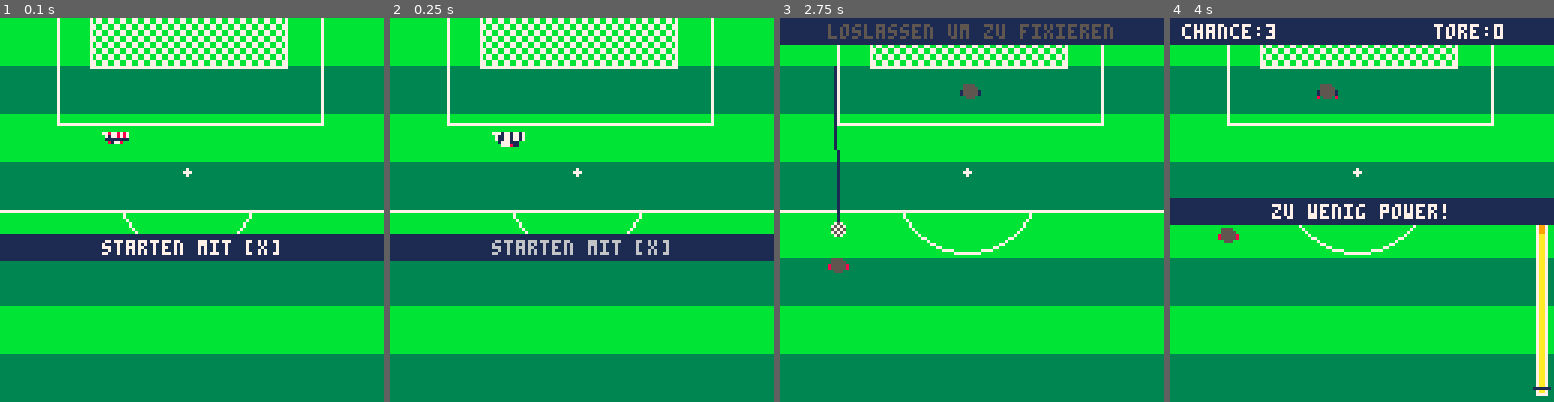
Above: before the commit, frames 1-4 (left to right).
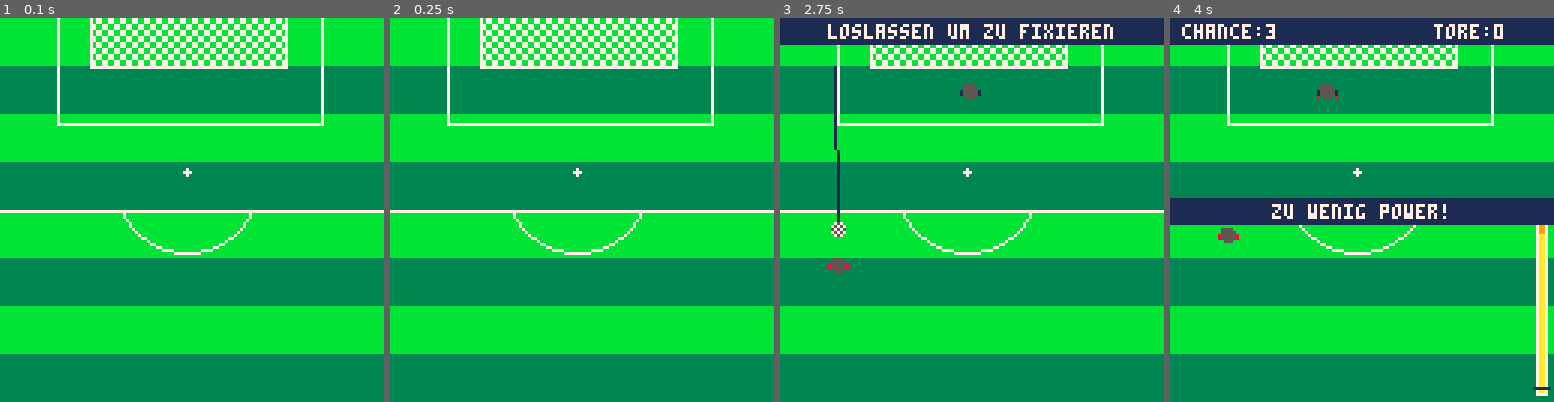
Above: after the commit, the same moments.

Repository: zothynine/torchance
Game: PICO-8 cartridge torchance.p8
Same seed, same stepped clock (60 frames per second), same inputs: the game is played once before the commit and once after it.
Inputs:
- Up to frame 1 (0.1 s): no input
- Up to frame 2 (0.25 s): no input
- Up to frame 3 (2.75 s): tap O (Z key) at 0.33, 0.7, 1.43, 2.22 s; tap X (X key) at 1.07, 2.07, 2.4, 2.73 s
- Up to frame 4 (4 s): tap X (X key) at 3.07, 3.4, 3.73 s; tap O (Z key) at 3.1, 3.98 s

The runs differ from the first frame. In frame 1, 7.2% of the frame differs, in the area x 0-100%, y 29-64%; in frame 2, 7.3%; in frame 3, 1.2%; in frame 4, nothing differs.

Commit message:
Better start animation

Diff:
--- a/torchance.p8
+++ b/torchance.p8
@@ -164,17 +164,18 @@
 --start
 
 function update_start()
-	start.t += 1
+	start.dt += 1
 
 	if btnp(5) then
 		mode = "aim"
 	end
 
 
-	if start.t == 4 then
+	if start.dt == 4 then
+		start.dt = 0
 		if start.gfx_d > 1 then
-			start.t = 0
 			start.gfx_d = mid(1,start.gfx_d-0.2,start.gfx_d)
+			start.gfx_o = start.gfx_d
 		end
 	end
 end
@@ -182,8 +183,10 @@
 function draw_start()
 	draw_goal_top()
 	--show start hint
-	draw_hint("starten mit [x]",true,72)
-	sspr(32,0,58,29,34,38,start.gfx_w/start.gfx_d,start.gfx_h/start.gfx_d)
+	if start.gfx_d == 1 then
+		draw_hint("starten mit [x]",true,72)
+	end
+	sspr(32,0,58,29,34*start.gfx_o,38,start.gfx_w/start.gfx_d,start.gfx_h/start.gfx_d)
 end
 -->8
 --aim
@@ -567,7 +570,8 @@
 		gfx_w = 58,
 		gfx_h = 29,
 		gfx_d = 6,
-		t = 0
+		gfx_o = 6,
+		dt = 0
 	}
 
 	gline = {
